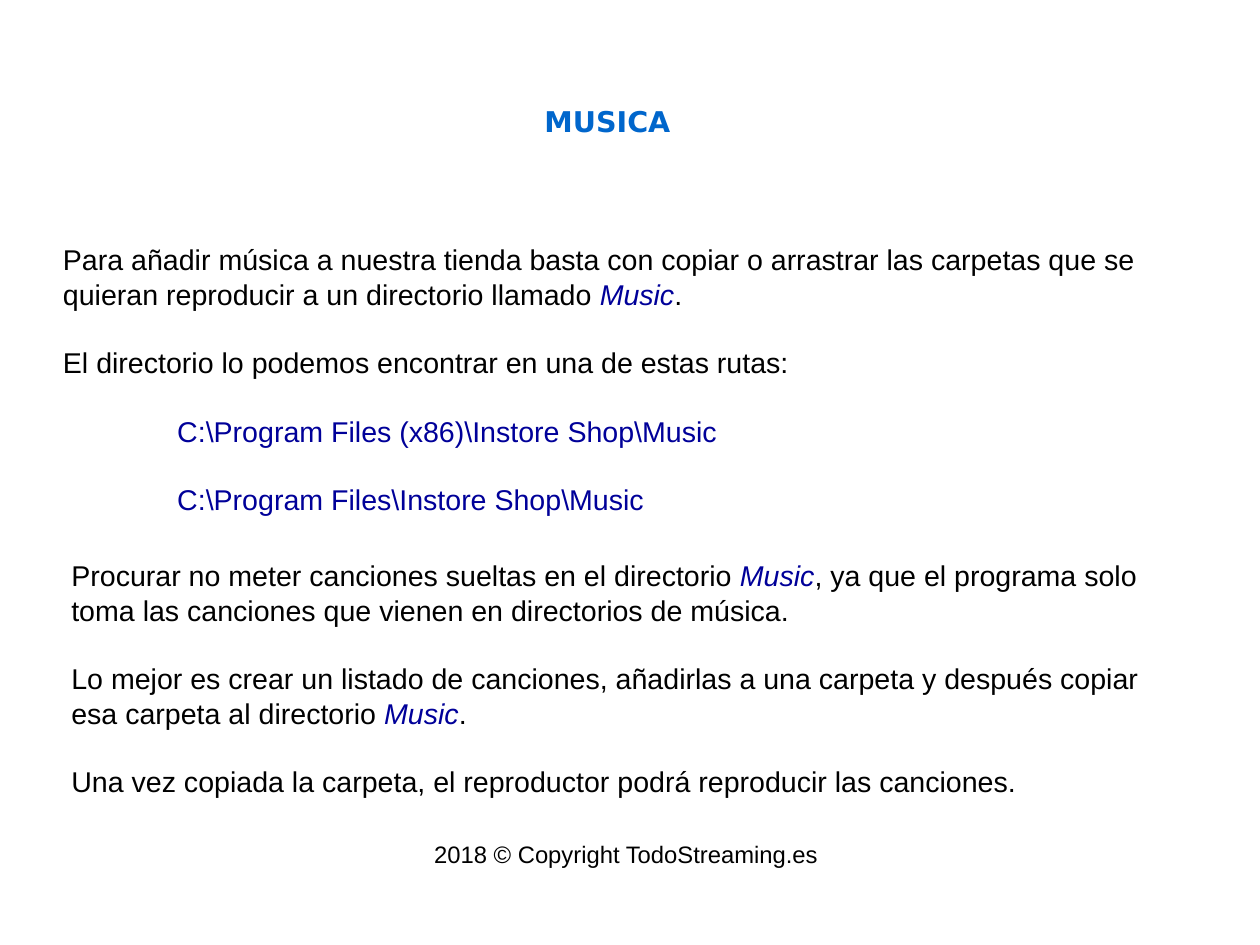
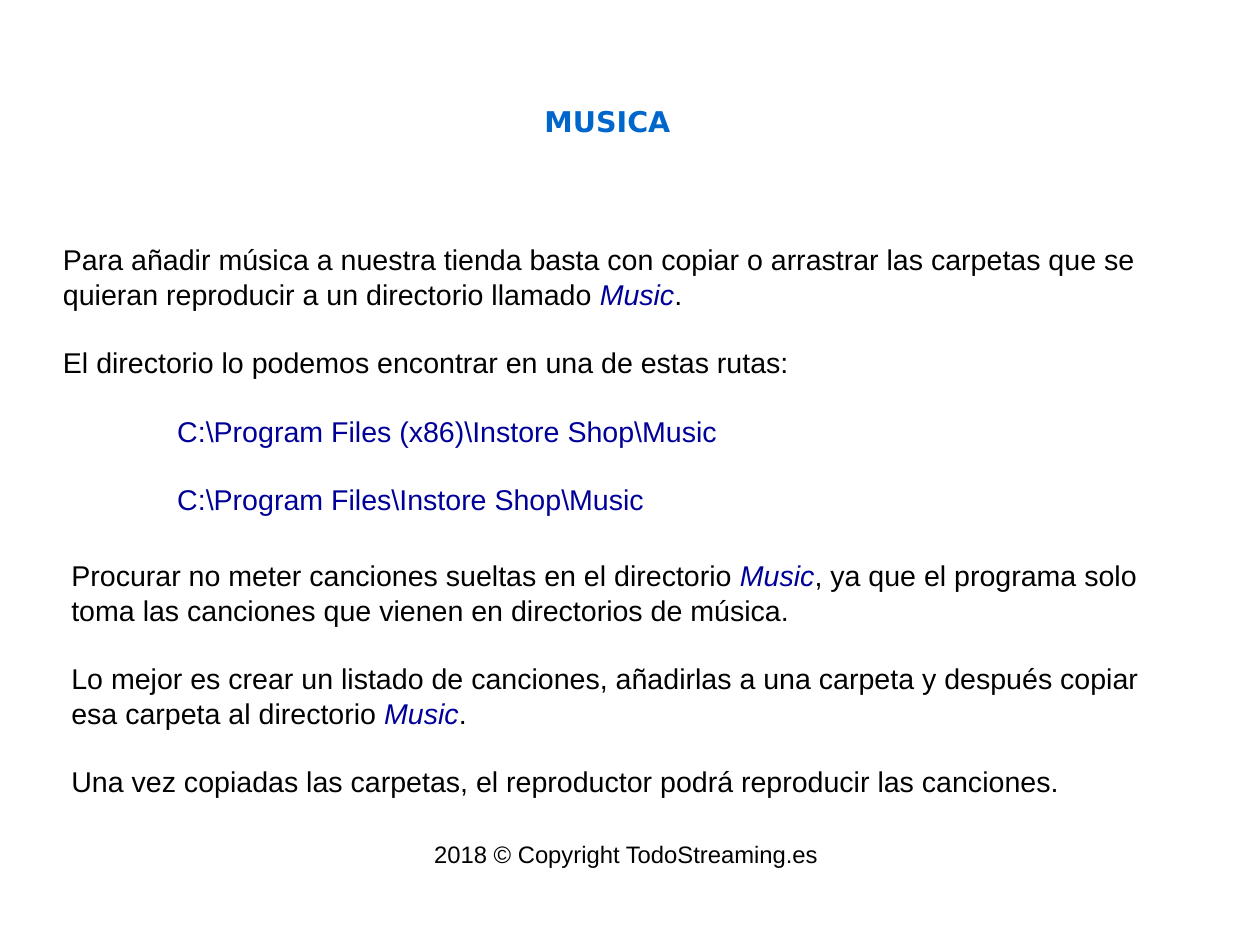
Before and after one commit to isaacml/instore, a slide deck: slide 7 of docs/Manual Tienda.odp. Drawn at 1260x945 pixels with LibreOffice and Linux fonts; fonts in the diff are those of the drawing; background and template pictures are left out. Boxes give left, top, right and bottom in pixels: in the first picture for what was removed or moved away, otherwise in the second. Text is boxed around its words. In the diff, an @@ line names an element or a change of style, - is before the commit and + after.

```diff
--- a/docs/Manual Tienda.odp
+++ b/docs/Manual Tienda.odp
@@ text at (71,771,1059,798): text changed @@
-Una vez copiada la carpeta, el reproductor podrá reproducir las canciones.
+Una vez copiadas las carpetas, el reproductor podrá reproducir las canciones.
```
Also in this commit, not shown: 1 other slide changed, 3 other files.
